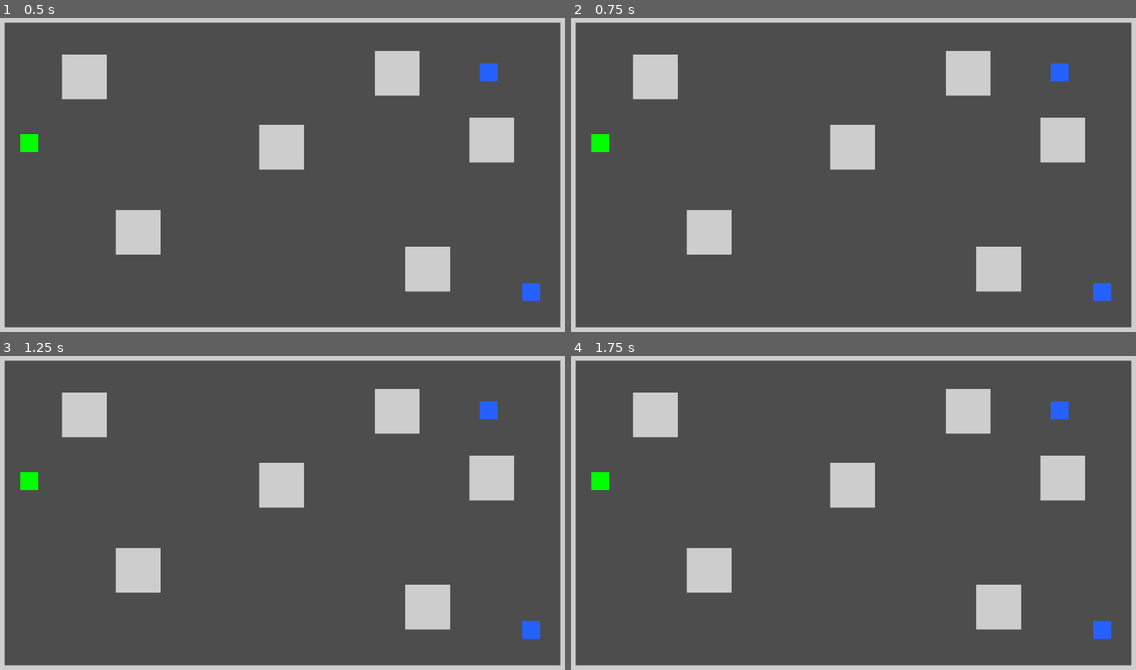
Above: before the commit, frames 1-4 (two rows, left to right).
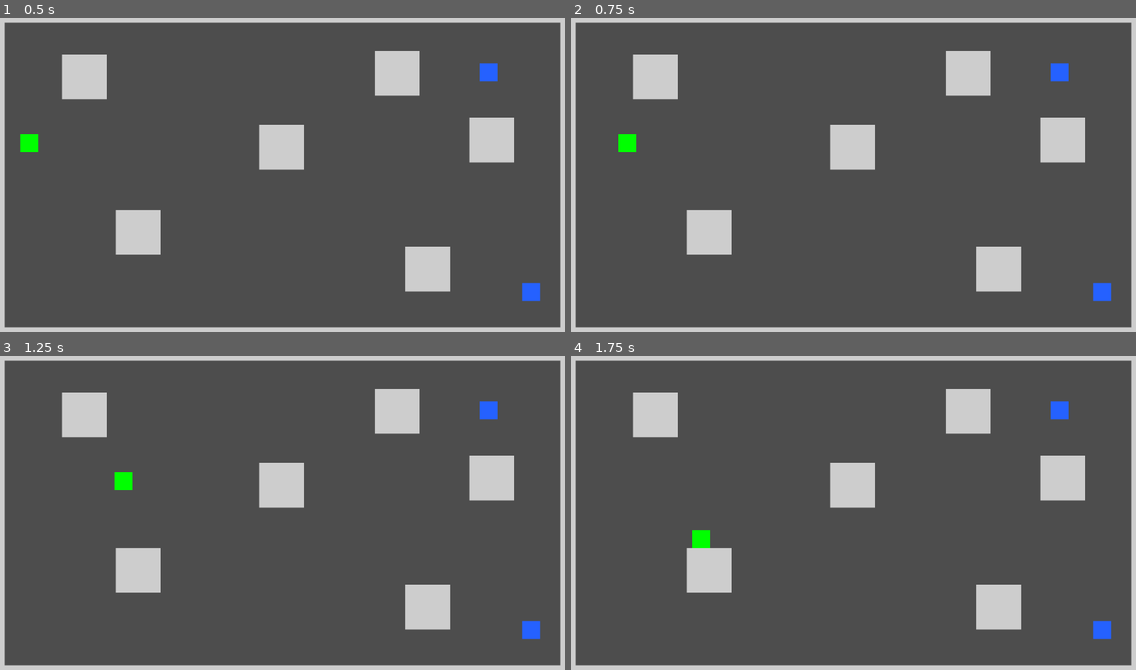
Above: after the commit, the same moments.

Repository: Toxe/godot-state-machines
Game: Godot game, scene res://scenes/main.tscn
The game is run twice, just before and just after one commit, with the same random seed, the same clock (stepped at 60 frames per second) and the same inputs.
Inputs:
- Up to frame 1 (0.5 s): no input
- Up to frame 2 (0.75 s): tap Enter at 0.5 s; hold D (move_right) from 0.53 s (still down)
- Up to frame 3 (1.25 s): keep holding D (move_right)
- Up to frame 4 (1.75 s): release D (move_right) at 1.28 s; hold S (move_down) from 1.28 s (still down)

Frame 1 is identical in both runs. In frame 2, 0.4% of the frame differs, in the area x 3-12%, y 36-43%; in frame 3, 0.4%, in the area x 3-24%, y 36-43%; in frame 4, 0.4%.

Commit message:
Player: Use state machine for walking

Diff:
--- a/scenes/player/player.gd
+++ b/scenes/player/player.gd
@@ -1,8 +1 @@
 class_name Player extends CharacterBody2D
-
-const speed := 300.0
-
-
-func _physics_process(_delta: float) -> void:
-    velocity = Input.get_vector("ui_left", "ui_right", "ui_up", "ui_down") * speed
-    move_and_slide()
--- a/scenes/player/player.tscn
+++ b/scenes/player/player.tscn
@@ -1,6 +1,8 @@
-[gd_scene load_steps=3 format=3 uid="uid://bqi7rvotgft2y"]
+[gd_scene load_steps=5 format=3 uid="uid://bqi7rvotgft2y"]
 
 [ext_resource type="Script" path="res://scenes/player/player.gd" id="1_5s3yw"]
+[ext_resource type="PackedScene" uid="uid://c1dv836kurumi" path="res://state_machine/state_machine.tscn" id="2_jusgr"]
+[ext_resource type="Script" path="res://scenes/player/state/walk.gd" id="3_wnvhw"]
 
 [sub_resource type="CircleShape2D" id="CircleShape2D_qlsyu"]
 radius = 20.0
@@ -26,3 +28,9 @@
 grow_horizontal = 2
 grow_vertical = 2
 color = Color(0, 1, 0, 1)
+
+[node name="StateMachine" parent="." node_paths=PackedStringArray("initial_state") instance=ExtResource("2_jusgr")]
+initial_state = NodePath("walk")
+
+[node name="walk" type="Node" parent="StateMachine"]
+script = ExtResource("3_wnvhw")
--- /dev/null
+++ b/scenes/player/state/walk.gd
@@ -0,0 +1,10 @@
+extends State
+
+const speed := 300.0
+
+
+func physics_process(_delta: float) -> State:
+    var player := owner as Player
+    player.velocity = Input.get_vector("move_left", "move_right", "move_up", "move_down") * speed
+    player.move_and_slide()
+    return null
